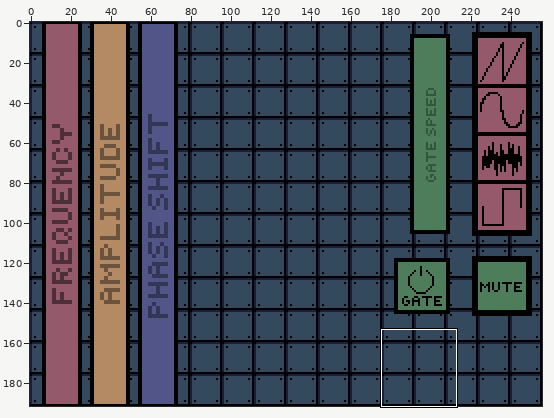
One commit to this sprite sheet: data/BGSub.png. The picture above shows the old version from afar; the outline marks the close-up.
Close-up. Earlier state:
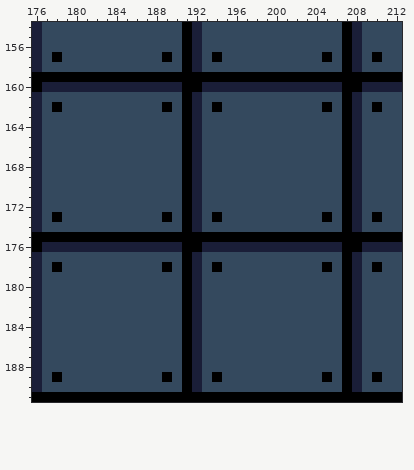
The file is 256x192 pixels. Shown: x 176..212, y 154..191.
The same view after the edit:
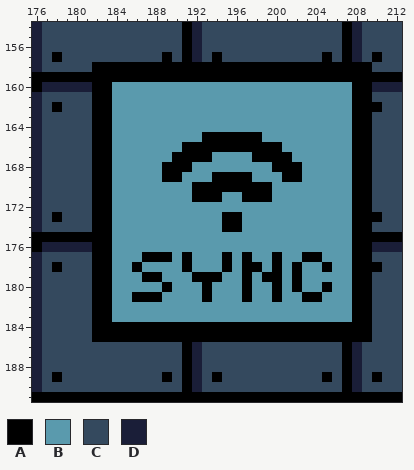
Palette (. is transparent): A #000000  B #5a9aad  C #34495e  D #1a1e38
From old to new:
Changed rows in their new state; - is an unchanged pixel.
first column x 182:
158 AAAAAAAAA-AAAAAAAAAAAAAAA-AA
160 AABBBBBBBBBBBBBBBBBBBBBBBB-A
161 AABBBBBBBBBBBBBBBBBBBBBBBBAA
162 AABBBBBBBBBBBBBBBBBBBBBBBBAA
163 AABBBBBBBBBBBBBBBBBBBBBBBBAA
164 AABBBBBBBBBBBBBBBBBBBBBBBBAA
165 AABBBBBBBBBAAAAAABBBBBBBBBAA
166 AABBBBBBB-AAAAAAAAABBBBBBBAA
167 AABBBBBBA-AABBBBAAAABBBBBBAA
168 AABBBBBAA-BBBBBBBBAAABBBBBAA
169 AABBBBBAABBBAAAABBBAABBBBBAA
170 AABBBBBBBBAAAAAAAABBBBBBBBAA
171 AABBBBBBBBAAABBAAABBBBBBBBAA
172 AABBBBBBBBBBBBBBBBBBBBBBBBAA
173 AABBBBBBBBBBBAABBBBBBBBBBBAA
174 AABBBBBBBBBBBAABBBBBBBBBBBAA
175 --BBBBBBBBBBBBBBBBBBBBBBBB--
176 AABBBBBBBBBBBBBBBBBBBBBBBB-A
177 AABBBAAAB-BBBABABBABBAABBBAA
178 AABBABBBB-BBBABAABABABB-BBAA
179 AABBBAABBBAAABBABAABABBBBBAA
180 AABBBBBABBBABBBABBABABBABBAA
181 AABBAAABBBBABBBABBABBAABBBAA
182 AABBBBBBBBBBBBBBBBBBBBBBBBAA
183 AABBBBBBBBBBBBBBBBBBBBBBBBAA
184 AAAAAAAAA-AAAAAAAAAAAAAAA-AA
185 AAAAAAAAA-AAAAAAAAAAAAAAA-AA
Boxes around the changes in both close-ups, in picture pixels (x1, y1, x2, y2):
changed: (92, 62, 372, 342)
